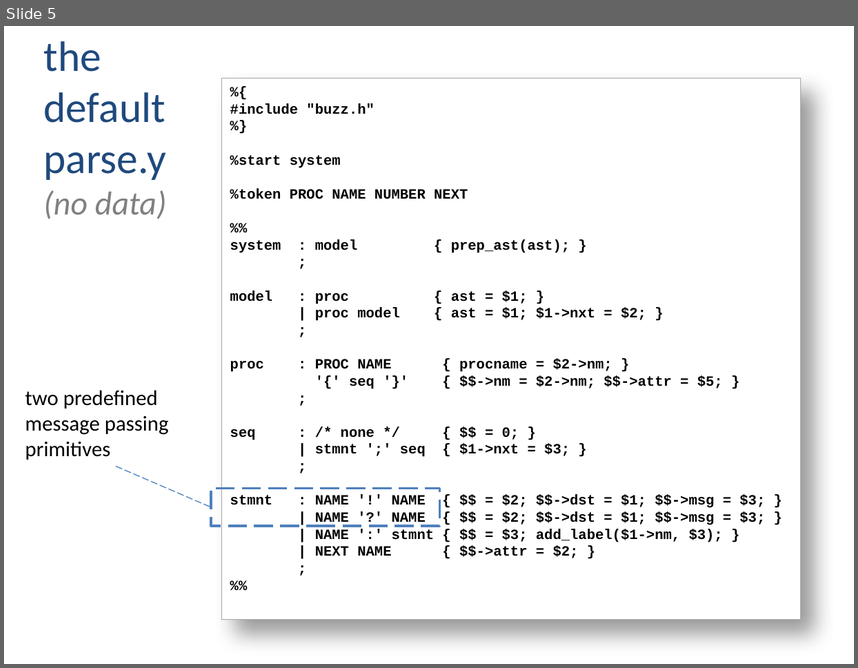
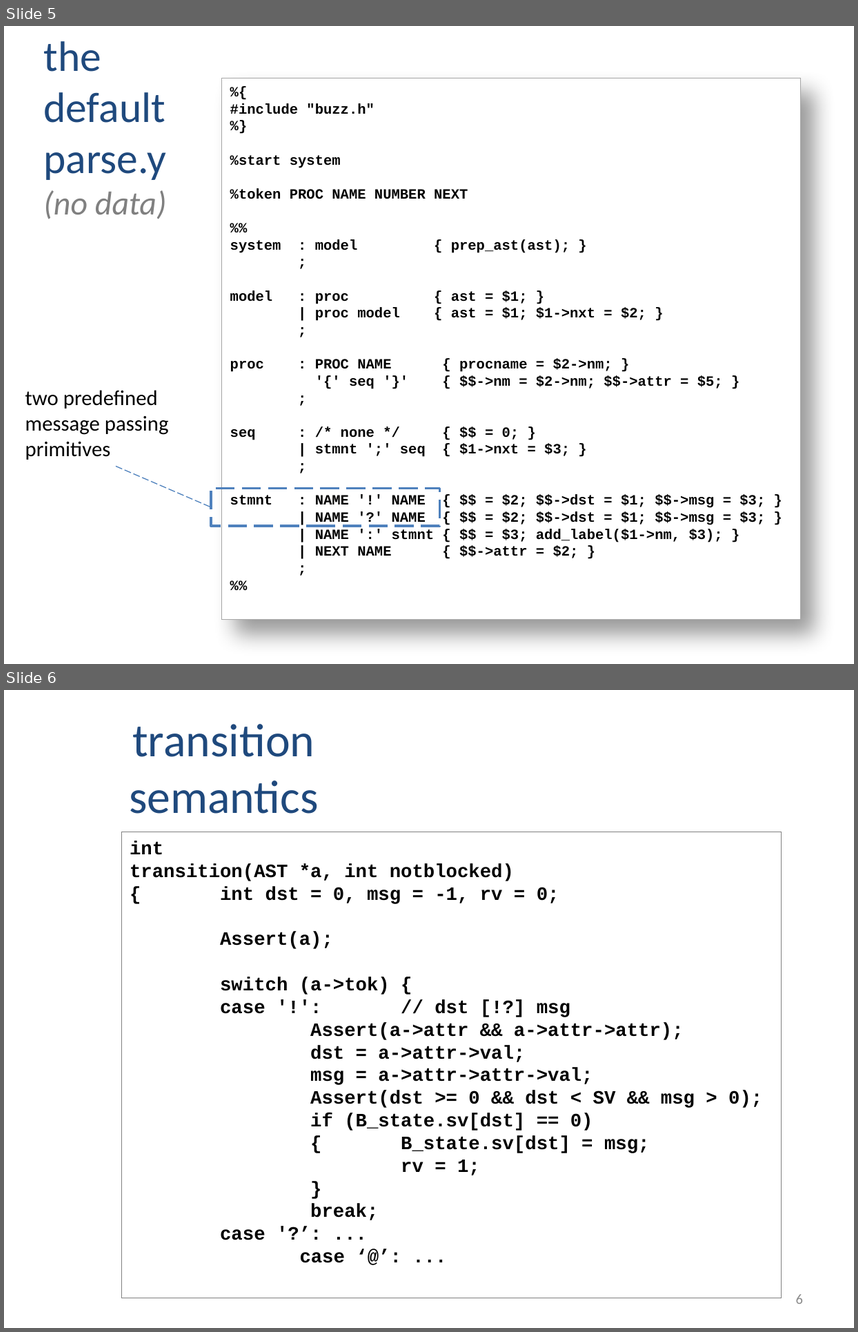
Before and after one commit to nimble-code/Buzz, a slide deck: docs/Buzz_Overview.pptx. Shown one above the other, each under a label of ours: slide 5 before the commit, slides 5 and 6 after it. The pictures are 858x668 and 858x1332 pixels, drawn with LibreOffice and Linux fonts; fonts in the diff are those of the drawing. Boxes give left, top, right and bottom in pixels: in the first picture for what was removed or moved away, otherwise in the second. Text is boxed around its words. In the diff, an @@ line names an element or a change of style, - is before the commit and + after.

```diff
--- a/docs/Buzz_Overview.pptx
+++ b/docs/Buzz_Overview.pptx
@@ slide 6 added at [4,690,854,1328], background #FFFFFF @@
@@ title added at [129,724,318,814], 39.6 pt, text #1F497D @@
+transition semantics
@@ rectangle added at [121,831,781,1298], outline #808080 0.75 pt, 16 pt, text #000000, bold @@
+int
+transition(AST *a, int notblocked)
+{ int dst = 0, msg = -1, rv = 0;
+Assert(a);
+switch (a->tok) {
+case '!': // dst [!?] msg
+Assert(a->attr && a->attr->attr);
+dst = a->attr->val;
+msg = a->attr->attr->val;
+Assert(dst >= 0 && dst < SV && msg > 0);
+if (B_state.sv[dst] == 0)
+{ B_state.sv[dst] = msg;
+rv = 1;
+}
+break;
+case '?’: ...
+case ‘@’: ...
@@ page number added at [796,1294,803,1303], 12 pt, text #8C8C8C @@
+6
```
Also in this commit, not shown: 3 slides changed, 3 other slides added, 2 slides removed.
